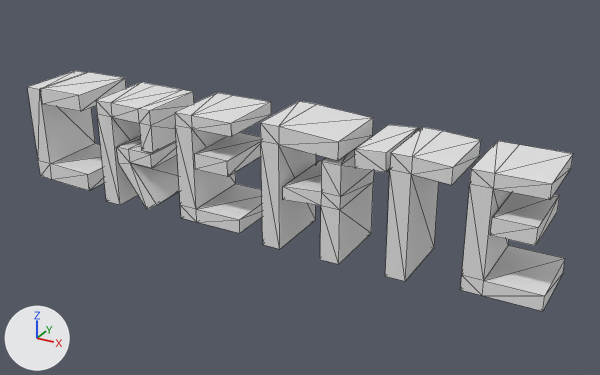
Two versions of the OBJ model Engine/assets/mge/models/create_text.obj, one commit apart.
Before and after are seen from a 50 mm camera at (2.0, -3.34, 1.61) aimed at (0.15, 0.03, -0.08). Lighting does not change. The marker at lower left points along +X, +Y and +Z. Mesh edges are drawn as thin lines. Where no turn or scale is listed for an object, it has been applied to the vertices.

Objects in the first picture: 'create_text'.
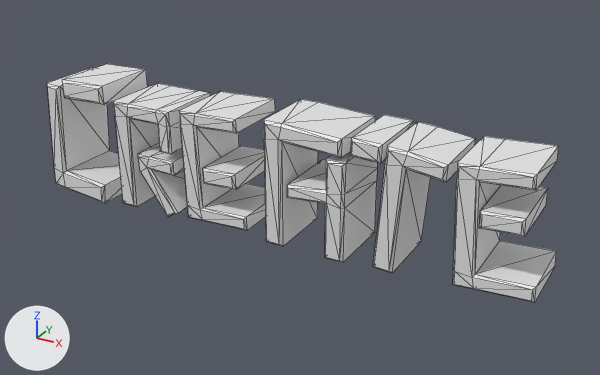
What the commit changed:
me_create_text is used by ob_create_text; location (0.0, 0.0, 0.0).
me_create_text had 188 vertices, 258 faces and spanned x -1.44..1.44, y -0.19..0.19, z -0.32..0.32.
me_create_text now has 282 vertices, 446 faces and spans x -1.33..1.4, y -0.19..0.19, z -0.33..0.36.
me_create_text part 1: the loose piece of 24 vertices spanning x -0.44..-0.08, y -0.19..0.19, z -0.29..0.29 is rebuilt with 36 vertices and now spans x -0.42..-0.04, y -0.19..0.19, z -0.28..0.31.
me_create_text part 2: the loose piece of 24 vertices spanning x -0.95..-0.6, y -0.19..0.19, z -0.31..0.28 is rebuilt with 36 vertices and now spans x -0.84..-0.49, y -0.19..0.19, z -0.3..0.29.
me_create_text part 3: the loose piece of 24 vertices spanning x 1.08..1.44, y -0.19..0.19, z -0.29..0.29 is rebuilt with 36 vertices and now spans x 1.01..1.4, y -0.19..0.19, z -0.28..0.32.
me_create_text part 4: the loose piece of 16 vertices spanning x 0.05..0.47, y -0.19..0.19, z -0.32..0.32 is rebuilt with 24 vertices and now spans x 0.07..0.48, y -0.19..0.19, z -0.31..0.33.
me_create_text part 5: the loose piece of 16 vertices spanning x 0.72..1.0, y -0.19..0.19, z -0.32..0.3 is rebuilt with 24 vertices and now spans x 0.65..0.98, y -0.19..0.19, z -0.3..0.32.
me_create_text part 6: the loose piece of 16 vertices spanning x -0.84..-0.6, y -0.19..0.19, z -0.29..0.04 is rebuilt with 24 vertices and now spans x -0.71..-0.47, y -0.19..0.19, z -0.31..0.02.
me_create_text part 7: the loose piece of 16 vertices spanning x -1.44..-1.07, y -0.19..0.19, z -0.27..0.28 is rebuilt with 24 vertices and now spans x -1.33..-0.96, y -0.19..0.19, z -0.33..0.32.
me_create_text part 8: the loose piece of 8 vertices spanning x 0.55..0.7, y -0.19..0.19, z 0.19..0.29 is rebuilt with 12 vertices and now spans x 0.52..0.67, y -0.19..0.19, z 0.23..0.33.
me_create_text part 9: the loose piece of 8 vertices spanning x 1.19..1.38, y -0.19..0.19, z 0.01..0.09 is rebuilt with 12 vertices and now spans x 1.13..1.33, y -0.19..0.19, z 0.02..0.11.
me_create_text part 10: the loose piece of 8 vertices spanning x -1.35..-1.07, y -0.19..0.19, z 0.19..0.29 is deleted.
me_create_text part 11: the loose piece of 8 vertices spanning x -0.33..-0.14, y -0.19..0.19, z 0.01..0.09 is deleted.
Part 12, on me_create_text:
18 vertices are removed from x 0.17..0.48, y -0.19..0.19, z -0.32..0.19.
28 faces are deleted.
1 vertex moves within x 0.48, y -0.19, z -0.03.
26 vertices are added at x -0.3..0.5, y -0.19..-0.18, z -0.31..0.2.
14 new vertices lie (0.0, 0.37, 0.0) away from vertices in x -0.3..0.5, y -0.18, z -0.31..0.2.
66 new faces join them.
Part 13, on me_create_text:
12 vertices are added at x -1.19..-0.91, y -0.19..0.19, z 0.25..0.36.
18 new faces join them.

What differs and where, as boxes [x1, y1, x2, y2] in the pictures (600 x 375 px):
'create_text', reshaped (6% narrower): before [27, 71, 573, 311]; after [47, 64, 558, 302]
part 1 of me_create_text, rebuilt: before [175, 93, 271, 233]; after [179, 91, 275, 230]
part 2 of me_create_text, rebuilt: before [96, 82, 194, 205]; after [113, 83, 210, 207]
part 3 of me_create_text, rebuilt (7% narrower): before [460, 141, 573, 311]; after [453, 136, 558, 302]
part 4 of me_create_text, rebuilt: before [260, 101, 373, 249]; after [264, 99, 375, 246]
part 5 of me_create_text, rebuilt (7% wider): before [385, 127, 481, 281]; after [373, 122, 476, 273]
part 6 of me_create_text, rebuilt: before [117, 136, 180, 209]; after [138, 144, 187, 217]
part 7 of me_create_text, rebuilt (14% taller): before [27, 71, 104, 190]; after [47, 67, 122, 203]
part 8 of me_create_text, rebuilt: before [355, 125, 418, 172]; after [350, 115, 414, 163]
part 9 of me_create_text, rebuilt: before [490, 192, 560, 246]; after [479, 185, 548, 237]
part 10 of me_create_text, deleted: before [40, 72, 126, 111]
part 11 of me_create_text, deleted: before [195, 132, 261, 177]
part 12 of me_create_text, built on: before [283, 139, 374, 264]; after [203, 146, 377, 262]
part 13 of me_create_text, added: after [62, 64, 147, 105]
